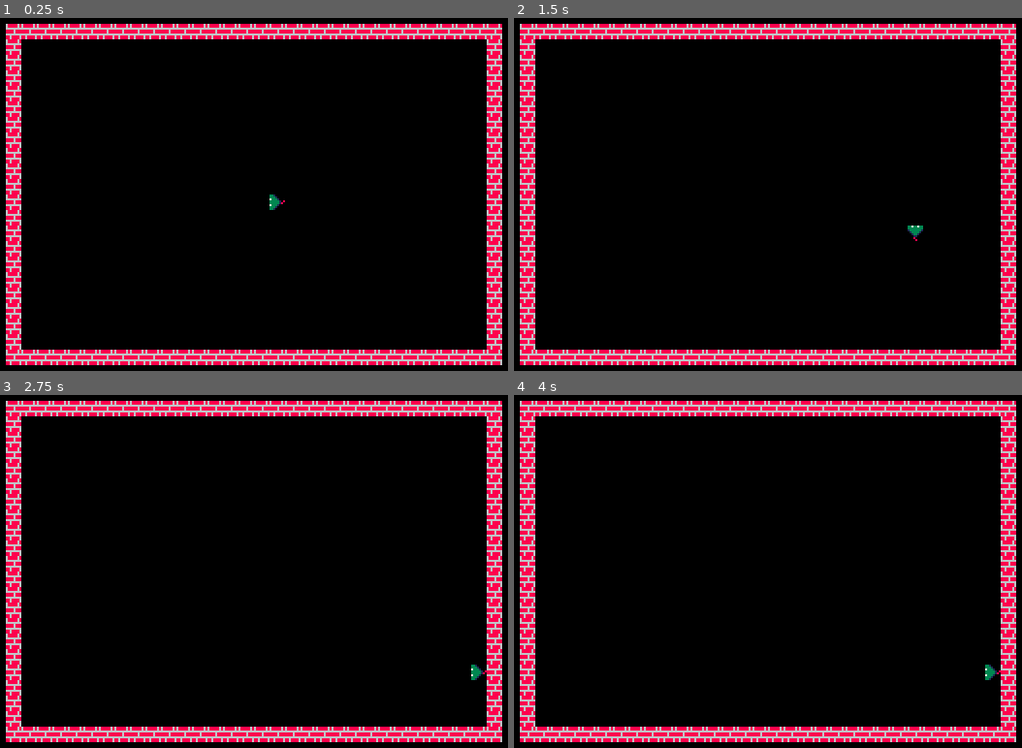
Above: before the commit, frames 1-4 (two rows, left to right).
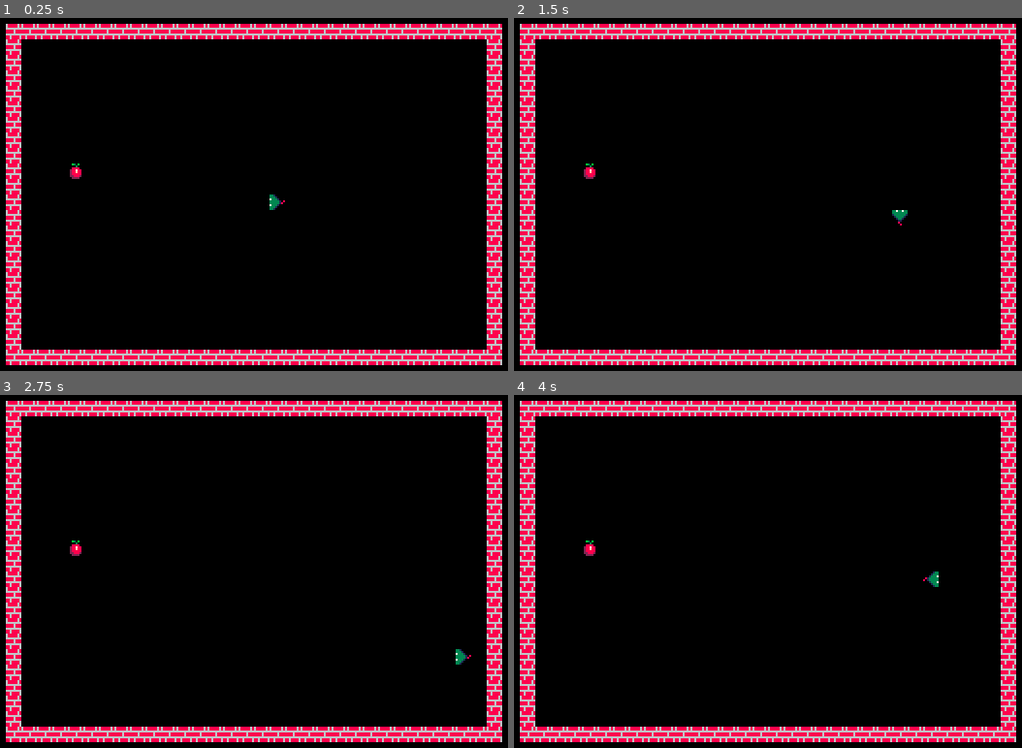
Above: after the commit, the same moments.

Repository: Kaiser005/Snake
Game: Godot game, scene res://scenes/main.tscn
The game is run twice, just before and just after one commit, with the same random seed, the same clock (stepped at 60 frames per second) and the same inputs.
Inputs:
- Up to frame 1 (0.25 s): no input
- Up to frame 2 (1.5 s): hold D (right) 0.53-1.28 s; hold S (down) from 1.28 s (still down)
- Up to frame 3 (2.75 s): release S (down) at 2.03 s; hold D (right) from 2.03 s (still down)
- Up to frame 4 (4 s): release D (right) at 2.78 s; hold W (up) 2.78-3.53 s; hold A (left) from 3.53 s (still down)

The runs differ from the first frame. In frame 1, less than 0.1% of the frame differs, in the area x 13-17%, y 41-46%; in frame 2, 0.2%, in the area x 13-81%, y 41-64%; in frame 3, 0.2%; in frame 4, 0.2%.

Commit message:
Generazione del cibo in una cella casuale

Diff:
--- /dev/null
+++ b/scenes/food.tscn
@@ -0,0 +1,13 @@
+[gd_scene format=3 uid="uid://b4v6cf8p7nev4"]
+
+[ext_resource type="Script" uid="uid://dapg0gthkhhmu" path="res://scripts/food.gd" id="1_af40f"]
+[ext_resource type="Texture2D" uid="uid://cttoouthhly3" path="res://sprite/snake.png" id="2_370ap"]
+
+[node name="Food" type="Node2D" unique_id=344364736]
+script = ExtResource("1_af40f")
+
+[node name="Sprite2D" type="Sprite2D" parent="." unique_id=555195949]
+texture = ExtResource("2_370ap")
+hframes = 16
+vframes = 16
+frame = 6
--- a/scenes/main.tscn
+++ b/scenes/main.tscn
@@ -1,8 +1,9 @@
 [gd_scene format=4 uid="uid://du8bd10sloh8o"]
 
-[ext_resource type="Script" uid="uid://dhhyd02w2giku" path="res://scripts/main.gd" id="1_0wfyh"]
+[ext_resource type="Script" uid="uid://dftrfyxt6c8fo" path="res://scripts/main.gd" id="1_0wfyh"]
 [ext_resource type="Texture2D" uid="uid://cttoouthhly3" path="res://sprite/snake.png" id="1_o5qli"]
 [ext_resource type="PackedScene" uid="uid://c1a2nh06rywoo" path="res://scenes/player.tscn" id="3_sugp2"]
+[ext_resource type="PackedScene" uid="uid://b4v6cf8p7nev4" path="res://scenes/food.tscn" id="4_jyhfs"]
 
 [sub_resource type="TileSetAtlasSource" id="TileSetAtlasSource_0wfyh"]
 texture = ExtResource("1_o5qli")
@@ -108,10 +109,15 @@
 tile_set = SubResource("TileSet_6pmnr")
 
 [node name="Player" parent="." unique_id=2068208033 instance=ExtResource("3_sugp2")]
+z_index = 1
 position = Vector2(150, 93)
 
 [node name="Timer" type="Timer" parent="." unique_id=1289304259]
-wait_time = 0.13
+wait_time = 0.15
 autostart = true
 
+[node name="Food" parent="." unique_id=344364736 instance=ExtResource("4_jyhfs")]
+visible = false
+position = Vector2(55.658848, 69.97862)
+
 [connection signal="timeout" from="Timer" to="Player" method="_on_timer_timeout"]
--- /dev/null
+++ b/scripts/food.gd
@@ -0,0 +1,8 @@
+extends Node2D
+
+
+var cella : Vector2i
+
+func posiziona(nuova: Vector2i) -> void:
+	cella = nuova
+	position = Grid.cell_to_pixel(cella)
--- /dev/null
+++ b/scripts/grid.gd
@@ -0,0 +1,23 @@
+class_name Grid
+extends RefCounted
+
+
+const CELL_SIZE := 8
+const ARENA_ORIGIN := Vector2i(8, 3)
+const ARENA_SIZE := Vector2i(32, 22)
+const PLAY_MIN := ARENA_ORIGIN + Vector2i.ONE
+const PLAY_MAX := ARENA_SIZE + ARENA_ORIGIN - (Vector2i.ONE * 2)
+
+static func cell_to_pixel(cell: Vector2i) -> Vector2:
+	return Vector2(cell) * CELL_SIZE + Vector2.ONE * CELL_SIZE / 2
+
+
+static func is_inside_arena(cell: Vector2i) -> bool:
+	return (cell.x >= PLAY_MIN.x
+			and cell.x <= PLAY_MAX.x
+			and cell.y >= PLAY_MIN.y
+			and cell.y <= PLAY_MAX.y
+			)
+
+static func random_cell() -> Vector2i:
+	return Vector2i(randi_range(PLAY_MIN.x, PLAY_MAX.x), randi_range(PLAY_MIN.y, PLAY_MAX.y))
--- a/scripts/main.gd
+++ b/scripts/main.gd
@@ -1,17 +1,10 @@
-class_name Grid
 extends Node
 
-const CELL_SIZE := 8
-const ARENA_ORIGIN := Vector2i(8, 3)
-const ARENA_SIZE := Vector2i(32, 22)
+const FOOD_SCENE := preload("res://scenes/food.tscn")
 
-static func cell_to_pixel(cell: Vector2i) -> Vector2:
-	return Vector2(cell) * CELL_SIZE + Vector2.ONE * CELL_SIZE / 2
+@onready var food: Node2D = $Food
 
-
-static func is_inside_arena(cell: Vector2i) -> bool:
-	return (cell.x >= ARENA_ORIGIN.x + 1
-			and cell.x <= ARENA_SIZE.x + ARENA_ORIGIN.x - 2
-			and cell.y >= ARENA_ORIGIN.y + 1
-			and cell.y <= ARENA_SIZE.y + ARENA_ORIGIN.y - 2
-			)
+func _ready() -> void:
+	food = FOOD_SCENE.instantiate()
+	add_child(food)
+	food.posiziona(Grid.random_cell())
Not shown, added: scripts/food.gd.uid
Not shown, added: scripts/grid.gd.uid
Not shown, changed: scripts/main.gd.uid
